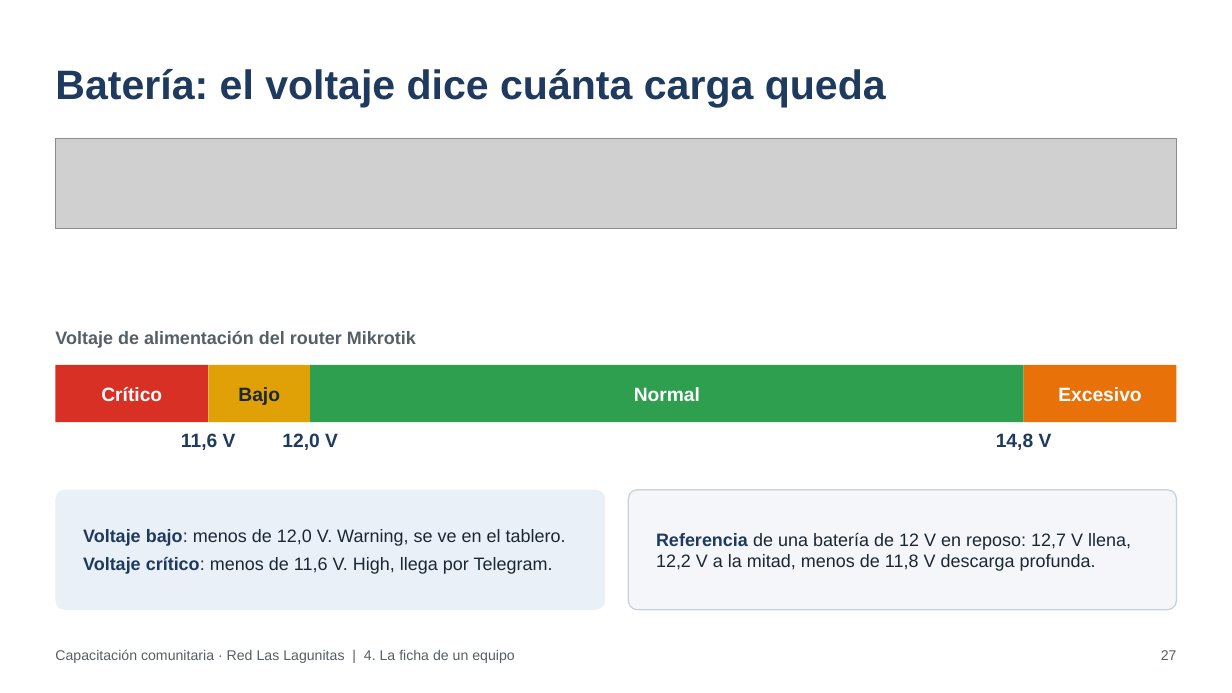
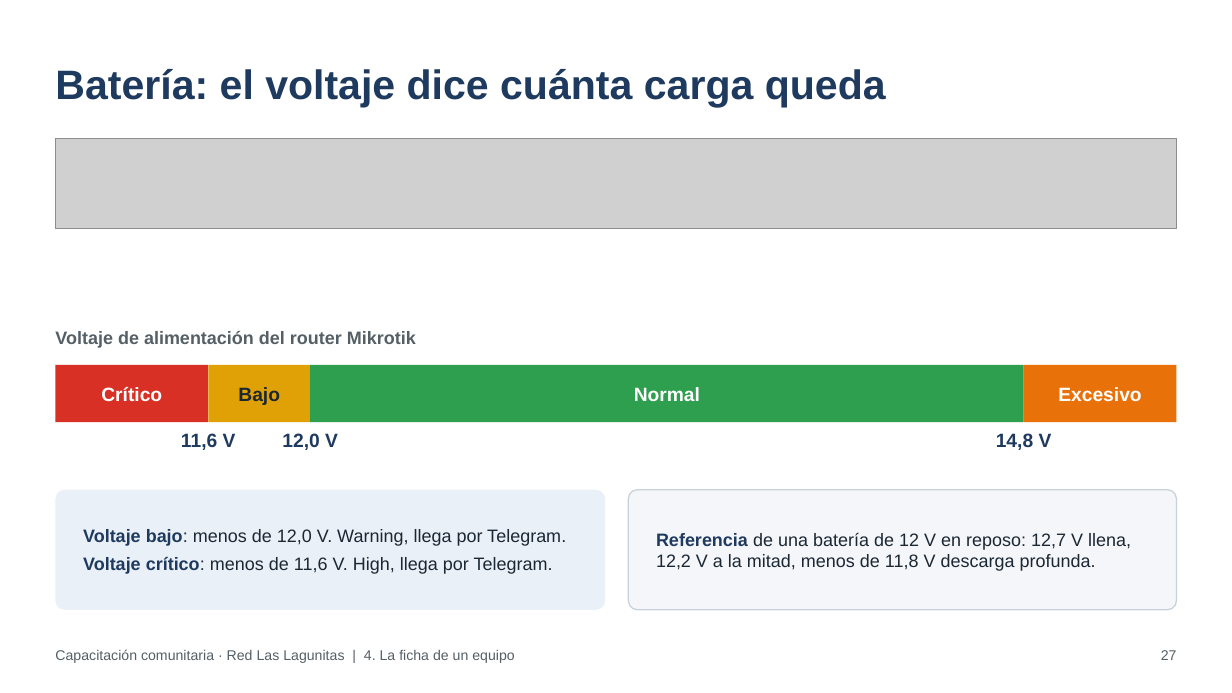
Before and after one commit to ecoranti/zabbix-lagunitas, a slide deck: slide 27 of docs/Capacitacion comunitaria - Red Las Lagunitas.pptx. Drawn at 1232x693 pixels with LibreOffice and Linux fonts; fonts in the diff are those of the drawing; grey boxes stand for pictures. Boxes give left, top, right and bottom in pixels: in the first picture for what was removed or moved away, otherwise in the second. Text is boxed around its words. In the diff, an @@ line names an element or a change of style, - is before the commit and + after.

```diff
--- a/docs/Capacitacion comunitaria - Red Las Lagunitas.pptx
+++ b/docs/Capacitacion comunitaria - Red Las Lagunitas.pptx
@@ text at (83,529,566,546): text changed @@
-Voltaje bajo: menos de 12,0 V. Warning, se ve en el tablero.
+Voltaje bajo: menos de 12,0 V. Warning, llega por Telegram.
```
Also in this commit, not shown: 4 other slides changed, 16 other files.
